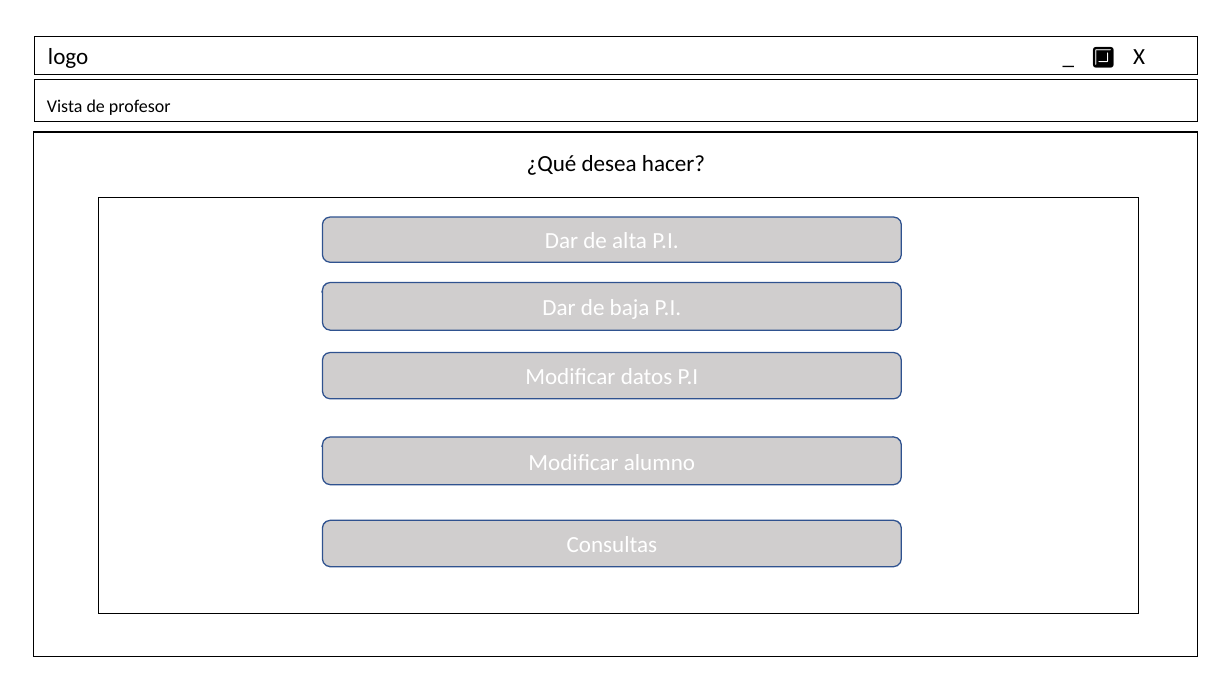
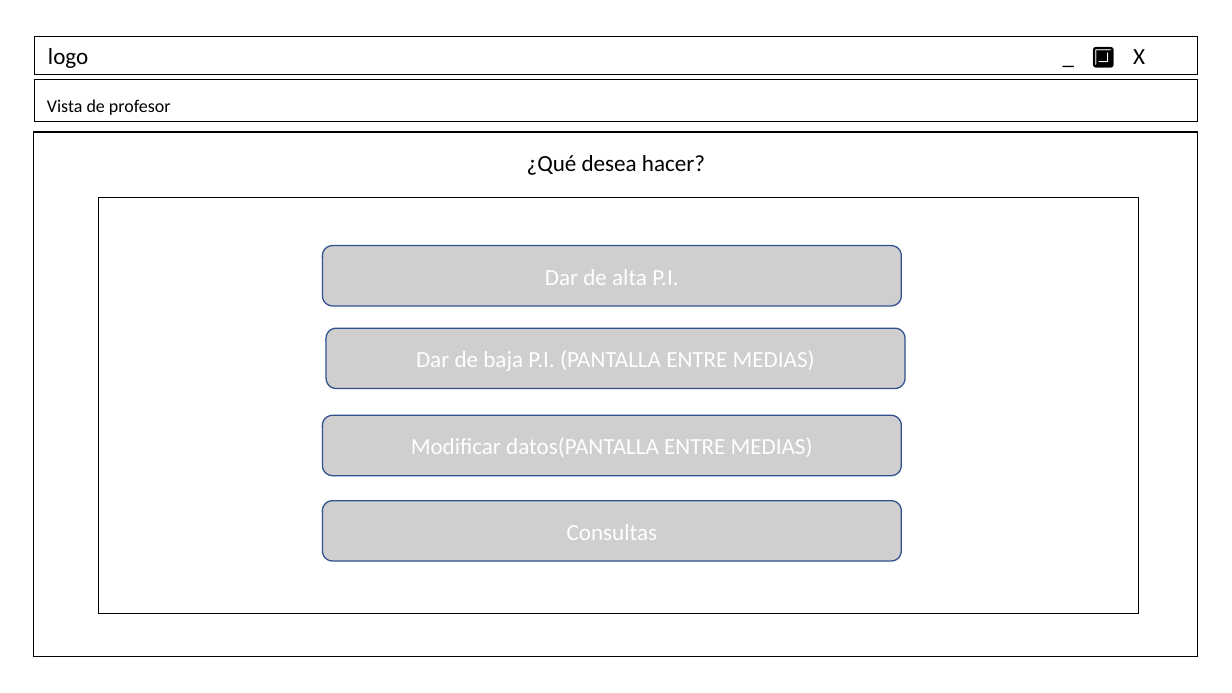
Before and after one commit to ElenaSaugar/PROYECTO-INTEGRADOR, a slide deck: slide 2 of Programacion/MockUp.odp. Drawn at 1232x693 pixels with LibreOffice and Linux fonts; fonts in the diff are those of the drawing. Boxes give left, top, right and bottom in pixels: in the first picture for what was removed or moved away, otherwise in the second. Text is boxed around its words. In the diff, an @@ line names an element or a change of style, - is before the commit and + after.

```diff
--- a/Programacion/MockUp.odp
+++ b/Programacion/MockUp.odp
@@ freeform shape "Dar de alta P.I.": place and size @@
-freeform shape "Dar de alta P.I." at [323,217,902,262]
+freeform shape "Dar de alta P.I." at [323,246,902,306]
@@ freeform shape "Dar de baja P.I. (PANTALLA ...": place and size @@
-freeform shape "Dar de baja P.I. (PANTALLA ..." at [323,283,902,331]
+freeform shape "Dar de baja P.I. (PANTALLA ..." at [326,328,906,388]
@@ text in freeform shape at [416,351,815,371]: text changed @@
-Dar de baja P.I.
+Dar de baja P.I. (PANTALLA ENTRE MEDIAS)
@@ freeform shape "Modificar datos(PANTALLA ENTRE MEDIAS)": place and size @@
-freeform shape "Modificar datos(PANTALLA ENTRE MEDIAS)" at [323,352,902,398]
+freeform shape "Modificar datos(PANTALLA ENTRE MEDIAS)" at [323,415,902,475]
@@ freeform shape removed at [323,437,902,485] @@
-Modificar alumno
@@ text in freeform shape at [411,438,813,457]: text changed @@
-Modificar datos P.I
+Modificar datos(PANTALLA ENTRE MEDIAS)
@@ freeform shape "Consultas": place and size @@
-freeform shape "Consultas" at [323,520,902,567]
+freeform shape "Consultas" at [323,501,902,561]
```
Also in this commit, not shown: 5 other slides changed, 1 slide removed.
